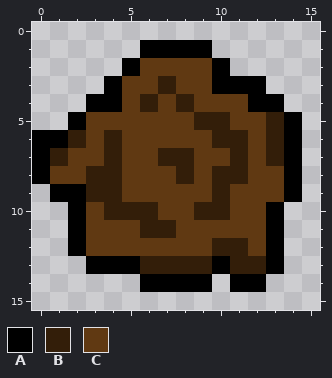
Pixel-art sprite -- sprites/spr_rock/1c50fd06-79e7-40ec-b9e7-7bcfb24d6036.png. Above: the version before the commit.
The file is 16x16 pixels.
Palette (. is transparent): A #000000  B #331e09  C #603912
Pixels before, first column x 0:
 1 ......AAAA.....
 2 .....ACCCCA....
 3 ....ACCBCCAAA..
 4 ...AACBCBCCCAA.
 5 ..ACCCCCCBBCCBA
 6 AABCBCCCCCBBCBA
 7 ABCCBCCBBCCBCBA
 8 ACCBBCCCBCBBCCA
 9 .AABBCCCCCBCCCA
10 ..ACBBBCCBBCCA.
11 ..ACCCBBCCCCCA.
12 ..ACCCCCCCBBCA.
13 ...AAABBBBABBA.
14 ......AAAA.AA..
After:
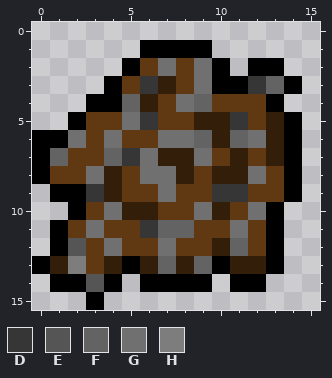
Colours new in this view: D #363636  E #555555  F #636363  G #707070  H #7d7d7d
Difference:
The edit adds colour A in row 2 at x 12 to 13; in row 3 at x 14; in rows 11 to 12 at x 1; in row 13 at x 0; in row 14 at x 1 to 2 and 4; in row 15 at x 3.
The edit adds colour B in row 13 at x 1.
Colour A gives way to colour B in row 13 at x 4.
Colour A gives way to colour C in row 4 at x 12; in row 11 at x 2; in row 13 at x 3.
Colour A gives way to colour D in row 3 at x 12.
Colour B gives way to colour D in row 9 at x 3 and 10; in row 11 at x 6.
Colour C gives way to colour D in row 3 at x 6; in row 5 at x 6 and 11; in row 7 at x 5; in row 9 at x 11.
The edit adds colour E in row 14 at x 3.
Colour A gives way to colour E in row 12 at x 2.
The edit adds colour F in row 3 at x 13.
Colour B gives way to colour F in row 6 at x 11; in row 7 at x 1 and 4; in row 11 at x 7; in row 12 at x 11; in row 13 at x 7 and 9.
Colour C gives way to colour F in row 4 at x 5 and 9; in row 6 at x 9; in row 11 at x 8.
Colour B gives way to colour G in row 4 at x 8; in row 6 at x 2 and 4; in row 8 at x 3; in row 10 at x 4 and 9.
Colour C gives way to colour G in row 2 at x 7 and 9; in row 3 at x 9; in row 5 at x 5; in row 6 at x 7 to 8 and 12; in row 7 at x 6 and 9; in row 8 at x 6 to 7 and 12.
Colour C gives way to colour G in row 9 at x 7; in row 10 at x 12; in row 11 at x 3 and 11; in row 12 at x 4 and 7.
The edit adds colour H in row 13 at x 2.
Changed places in both pictures, as pixel boxes (x1, y1, x2, y2):
changed: (32, 58, 302, 310)
